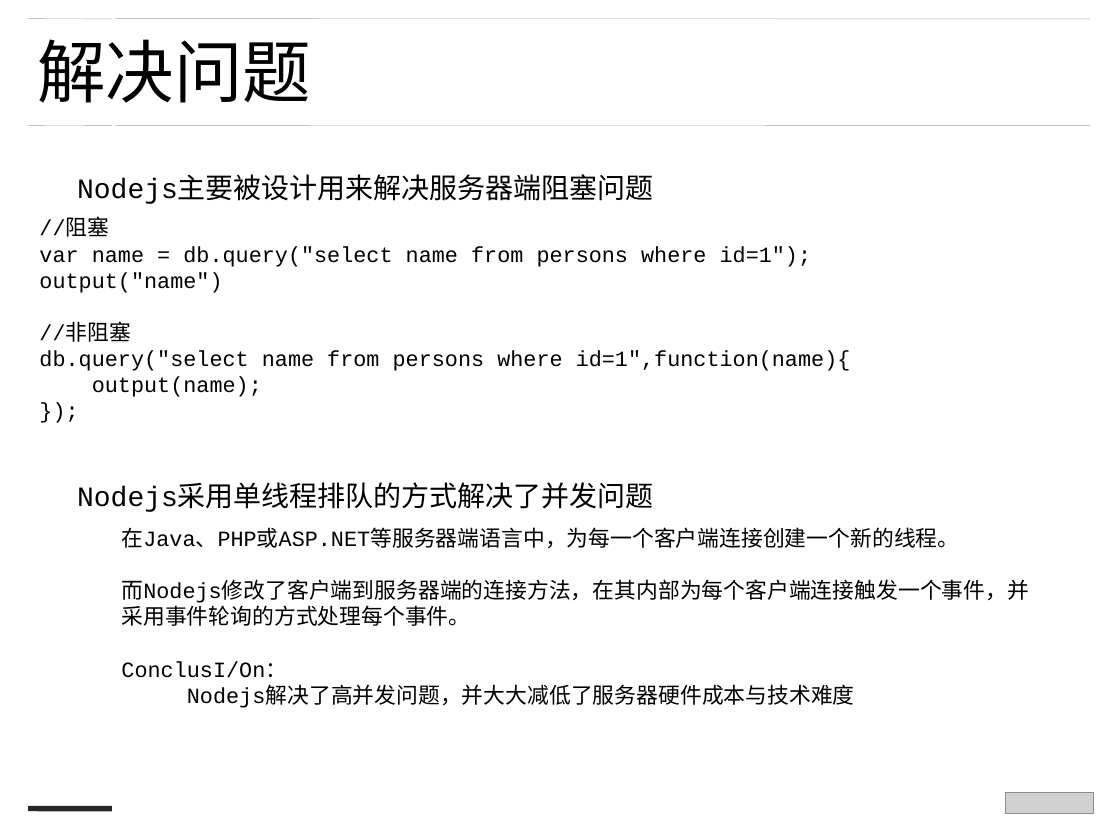
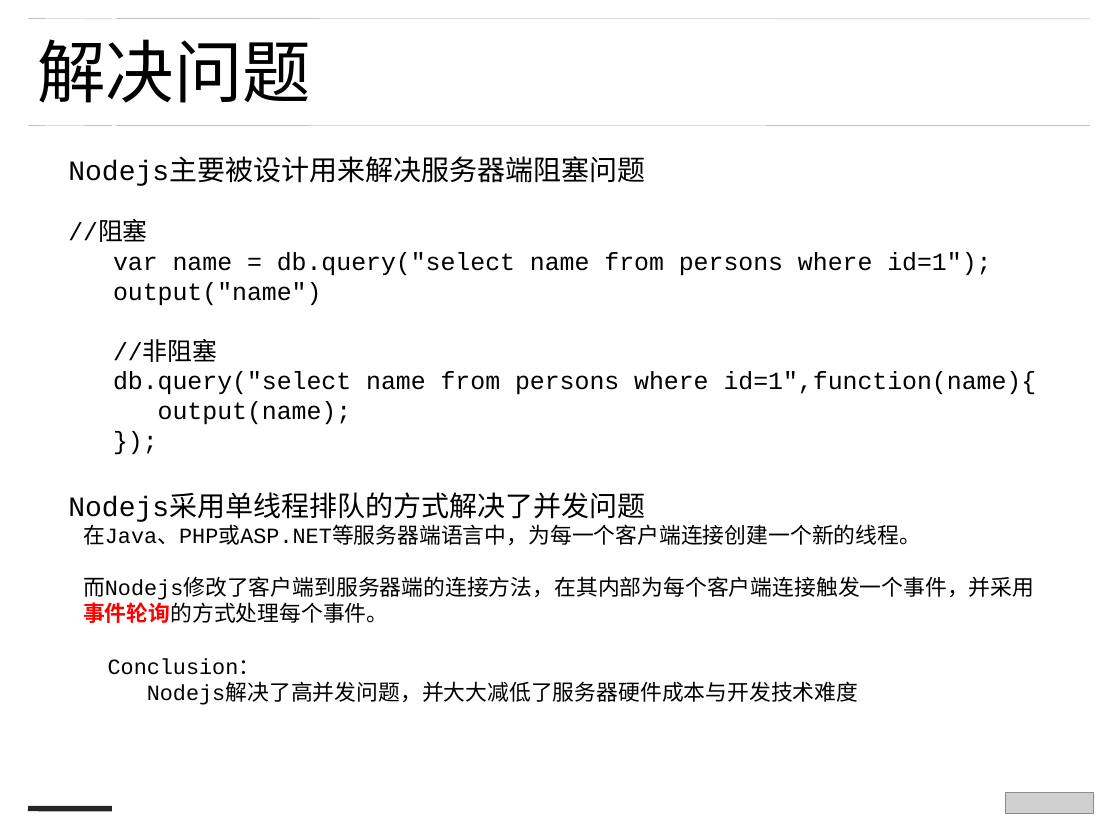
Before and after one commit to zjdgx/Study, a slide deck: slide 4 of PPT/nodejs --蒋刚.ppt. Drawn at 1120x840 pixels with LibreOffice and Linux fonts; fonts in the diff are those of the drawing; grey boxes stand for pictures. Boxes give left, top, right and bottom in pixels: in the first picture for what was removed or moved away, otherwise in the second. Text is boxed around its words. In the diff, an @@ line names an element or a change of style, - is before the commit and + after.

```diff
--- a/PPT/nodejs --蒋刚.ppt
+++ b/PPT/nodejs --蒋刚.ppt
@@ text "Nodejs主要被设计用来解决服务器端阻塞问题": place and size @@
-text "Nodejs主要被设计用来解决服务器端阻塞问题" at (121, 527, 1029, 708)
+text "Nodejs主要被设计用来解决服务器端阻塞问题" at (68, 160, 1037, 705)
@@ text at (68, 160, 1037, 522): paragraphs added @@
+Nodejs主要被设计用来解决服务器端阻塞问题
+//阻塞
+var name = db.query("select name from persons where id=1");
+output("name")
+//非阻塞
+db.query("select name from persons where id=1",function(name){
+output(name);
+});
+Nodejs采用单线程排队的方式解决了并发问题
@@ text removed at (77, 178, 654, 204) @@
-Nodejs主要被设计用来解决服务器端阻塞问题
@@ text removed at (39, 220, 851, 397) @@
-//阻塞
-var name = db.query("select name from persons where id=1");
-output("name")
-//非阻塞
-db.query("select name from persons where id=1",function(name){
-output(name);
-});
@@ text removed at (77, 486, 654, 512) @@
-Nodejs采用单线程排队的方式解决了并发问题
@@ text at (83, 576, 1034, 705): text changed @@
-而Nodejs修改了客户端到服务器端的连接方法，在其内部为每个客户端连接触发一个事件，并采用事件轮询的方式处理每个事件。
-ConclusI/On：
-Nodejs解决了高并发问题，并大大减低了服务器硬件成本与技术难度
+而Nodejs修改了客户端到服务器端的连接方法，在其内部为每个客户端连接触发一个事件，并采用
+事件轮询的方式处理每个事件。
+Conclusion：
+Nodejs解决了高并发问题，并大大减低了服务器硬件成本与开发技术难度
```
Also in this commit, not shown: 10 other slides changed, 1 slide added, 9 other files.
